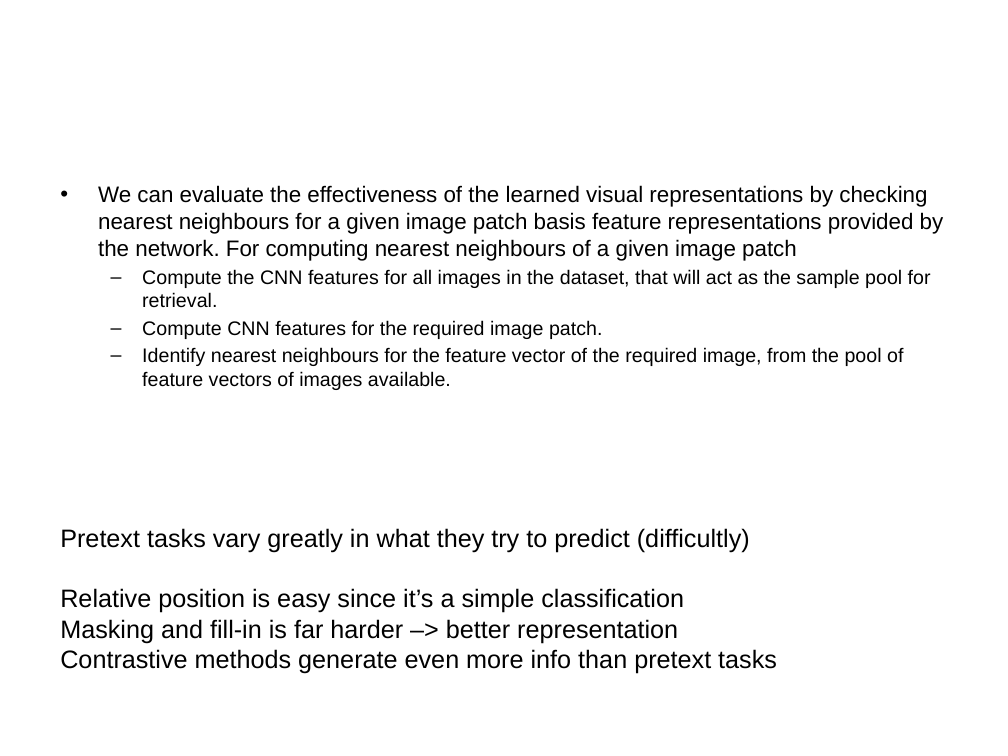
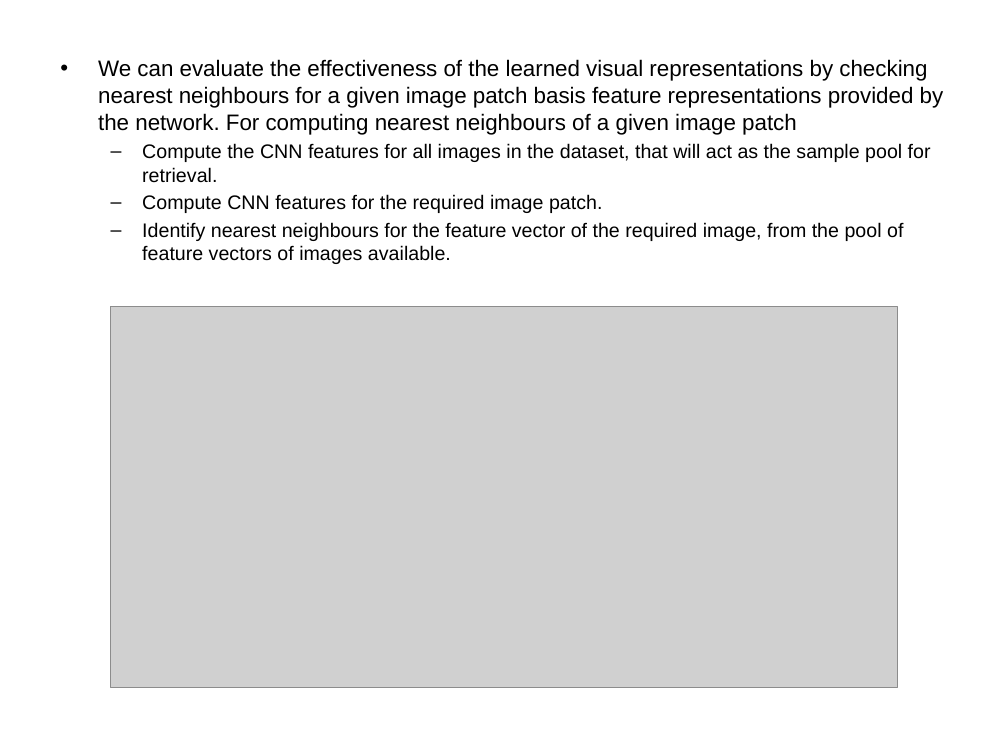
Before and after one commit to VarunBohara/Mini-Project-Documents, a slide deck: slide 4 of SSl2.pptx (slide 5 before the commit). Drawn at 1008x756 pixels with LibreOffice and Linux fonts; fonts in the diff are those of the drawing; grey boxes stand for pictures. Boxes give left, top, right and bottom in pixels: in the first picture for what was removed or moved away, otherwise in the second. Text is boxed around its words. In the diff, an @@ line names an element or a change of style, - is before the commit and + after.

```diff
--- a/SSl2.pptx
+++ b/SSl2.pptx
@@ text "We can evaluate the effectiveness ...": place and size @@
-text "We can evaluate the effectiveness ..." at (98, 185, 944, 390)
+text "We can evaluate the effectiveness ..." at (98, 59, 944, 264)
@@ picture added at (111, 307, 897, 687) @@
@@ text removed at (60, 528, 777, 673) @@
-Pretext tasks vary greatly in what they try to predict (difficultly)
-Relative position is easy since it’s a simple classification
-Masking and fill-in is far harder –> better representation
-Contrastive methods generate even more info than pretext tasks
```
Also in this commit, not shown: 2 other slides changed.
